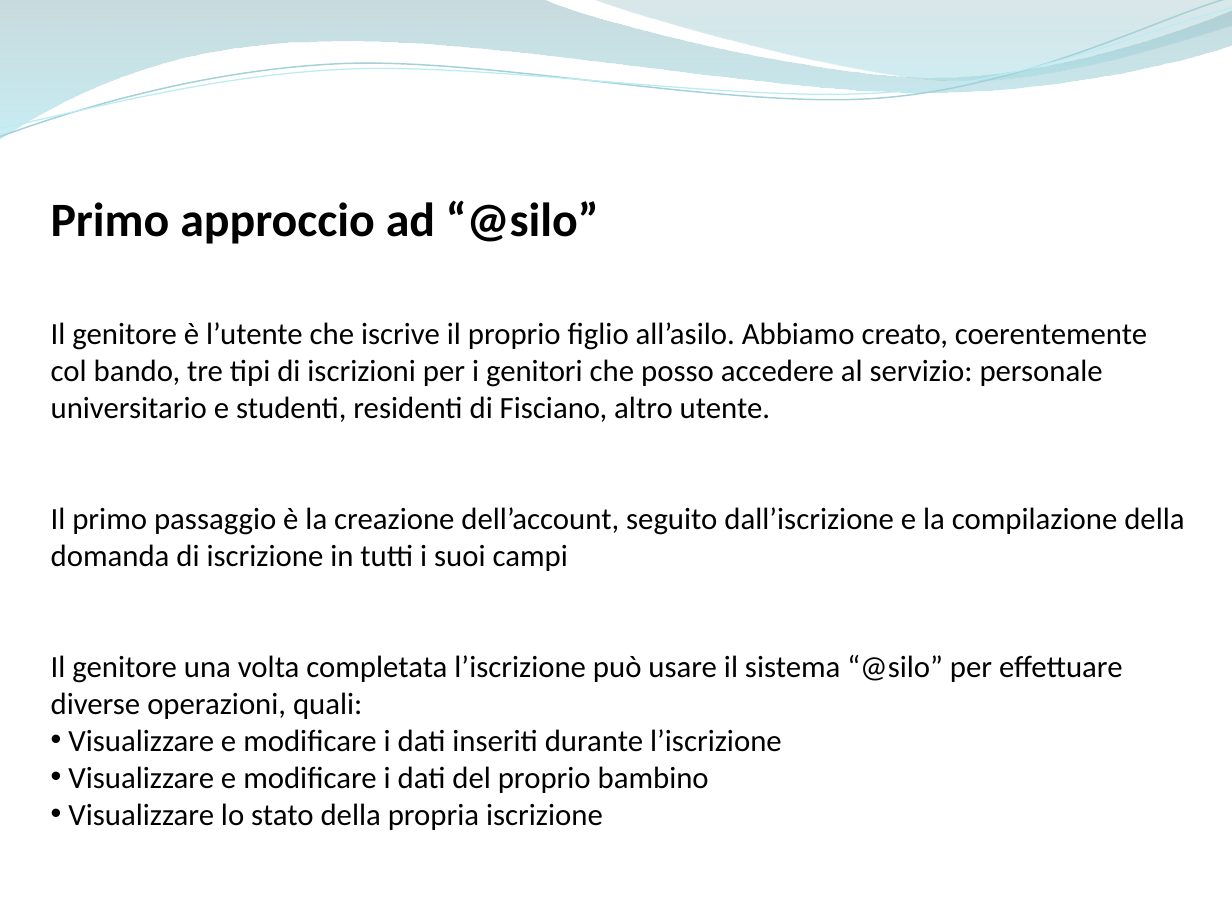
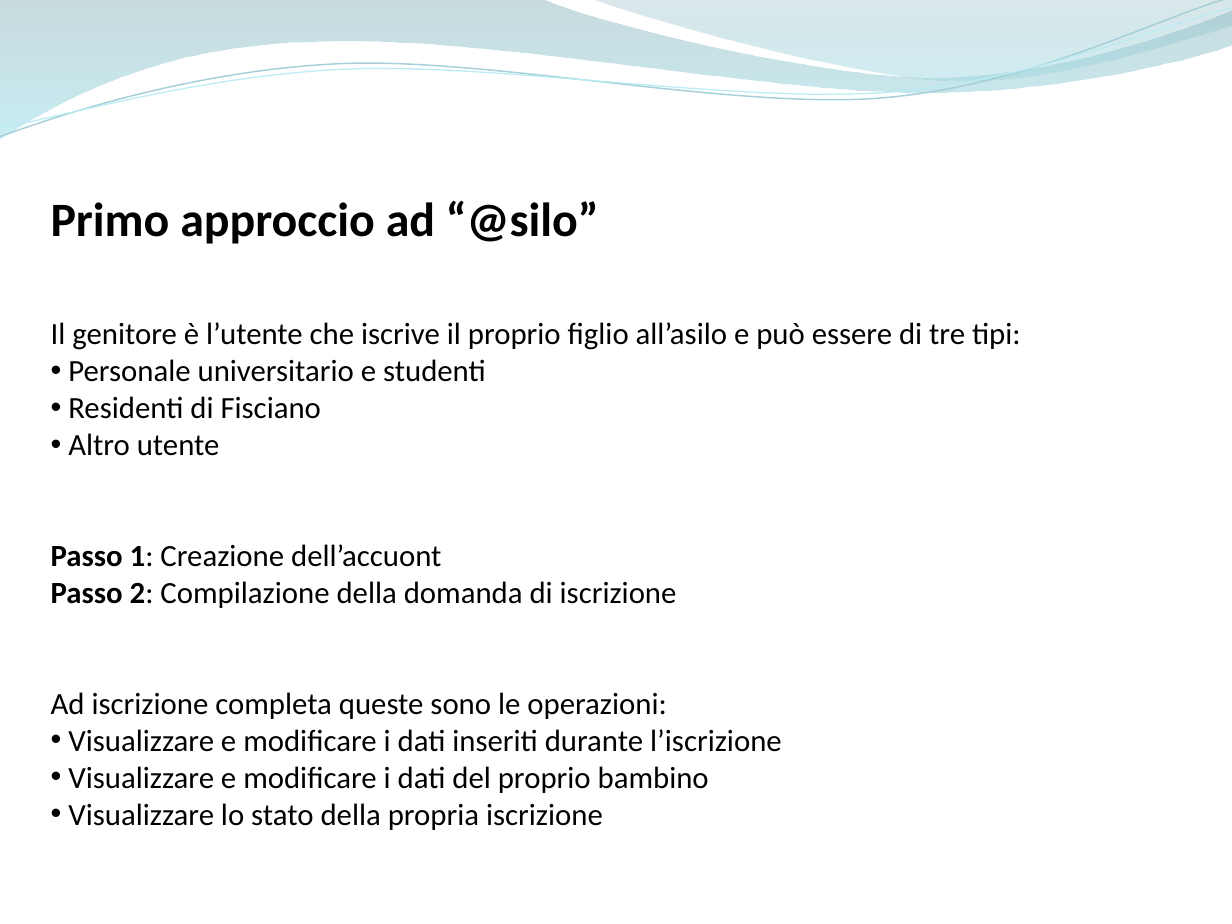
Before and after one commit to ammirate/at-silo, a slide deck: slide 12 of Presentazione/Atsilo1/[BOZZA] Atsilo_A_PresentazioneFinale copia.pptx. Drawn at 1232x924 pixels with LibreOffice and Linux fonts; fonts in the diff are those of the drawing. Boxes give left, top, right and bottom in pixels: in the first picture for what was removed or moved away, otherwise in the second. Text is boxed around its words. In the diff, an @@ line names an element or a change of style, - is before the commit and + after.

Commit message:
[WR A] Presentazione completa modificata: parti approvate BARBA e MICCO

```diff
--- a/Presentazione/Atsilo1/[BOZZA] Atsilo_A_PresentazioneFinale copia.pptx
+++ b/Presentazione/Atsilo1/[BOZZA] Atsilo_A_PresentazioneFinale copia.pptx
@@ text at box(51, 322, 1021, 719): text changed @@
-Il genitore è l’utente che iscrive il proprio figlio all’asilo. Abbiamo creato, coerentemente col bando, tre tipi di iscrizioni per i genitori che posso accedere al servizio: personale universitario e studenti, residenti di Fisciano, altro utente.
-Il primo passaggio è la creazione dell’account, seguito dall’iscrizione e la compilazione della domanda di iscrizione in tutti i suoi campi
-Il genitore una volta completata l’iscrizione può usare il sistema “@silo” per effettuare diverse operazioni, quali:
+Il genitore è l’utente che iscrive il proprio figlio all’asilo e può essere di tre tipi:
+• Personale universitario e studenti
+• Residenti di Fisciano
+• Altro utente
+Passo 1: Creazione dell’accuont
+Passo 2: Compilazione della domanda di iscrizione
+Ad iscrizione completa queste sono le operazioni:
```
Also in this commit, not shown: 7 other slides changed, 1 slide added, 1 slide removed, 2 other files.
